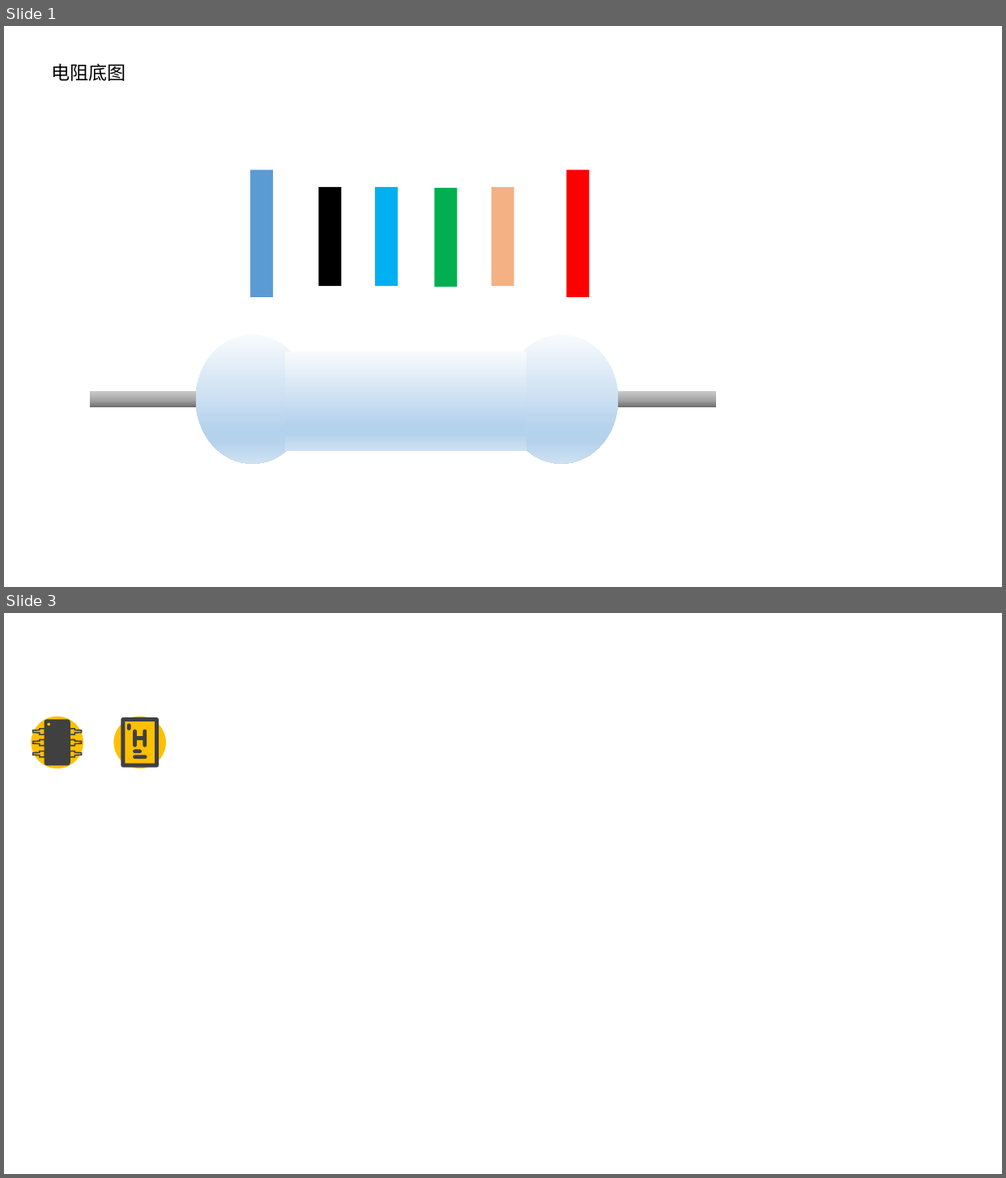
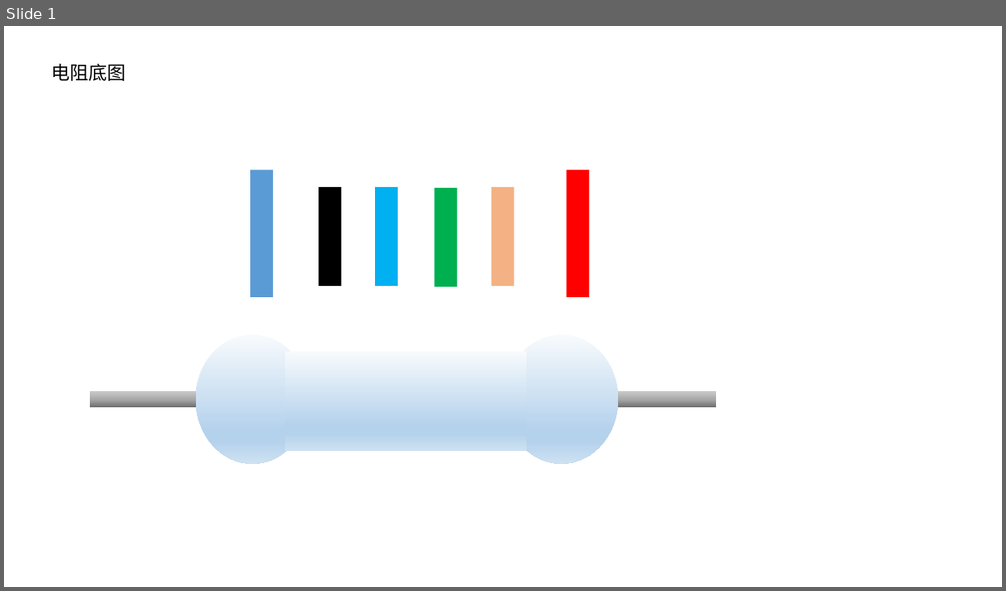
Before and after one commit to goozyshi/Gooit, a slide deck: Gooit自绘图标.pptx. Shown one above the other, each under a label of ours: slides 1 and 3 before the commit, slide 1 after it; the slides between them are not shown. The pictures are 1006x1178 and 1006x591 pixels, drawn with LibreOffice and Linux fonts; fonts in the diff are those of the drawing. Boxes give left, top, right and bottom in pixels: in the first picture for what was removed or moved away, otherwise in the second. Text is boxed around its words. In the diff, an @@ line names an element or a change of style, - is before the commit and + after.

```diff
--- a/Gooit自绘图标.pptx
+++ b/Gooit自绘图标.pptx
@@ slide 3 removed at bbox=[4, 613, 1002, 1174], background #FFFFFF @@
@@ ellipse removed at bbox=[30, 716, 83, 769] @@
@@ freeform shape removed at bbox=[32, 719, 83, 766] @@
@@ ellipse removed at bbox=[113, 716, 167, 769] @@
@@ freeform shape removed at bbox=[121, 717, 158, 768] @@
```
Also in this commit, not shown: 1 slide changed, 3 slides added, 1 other slide removed, 21 other files.
